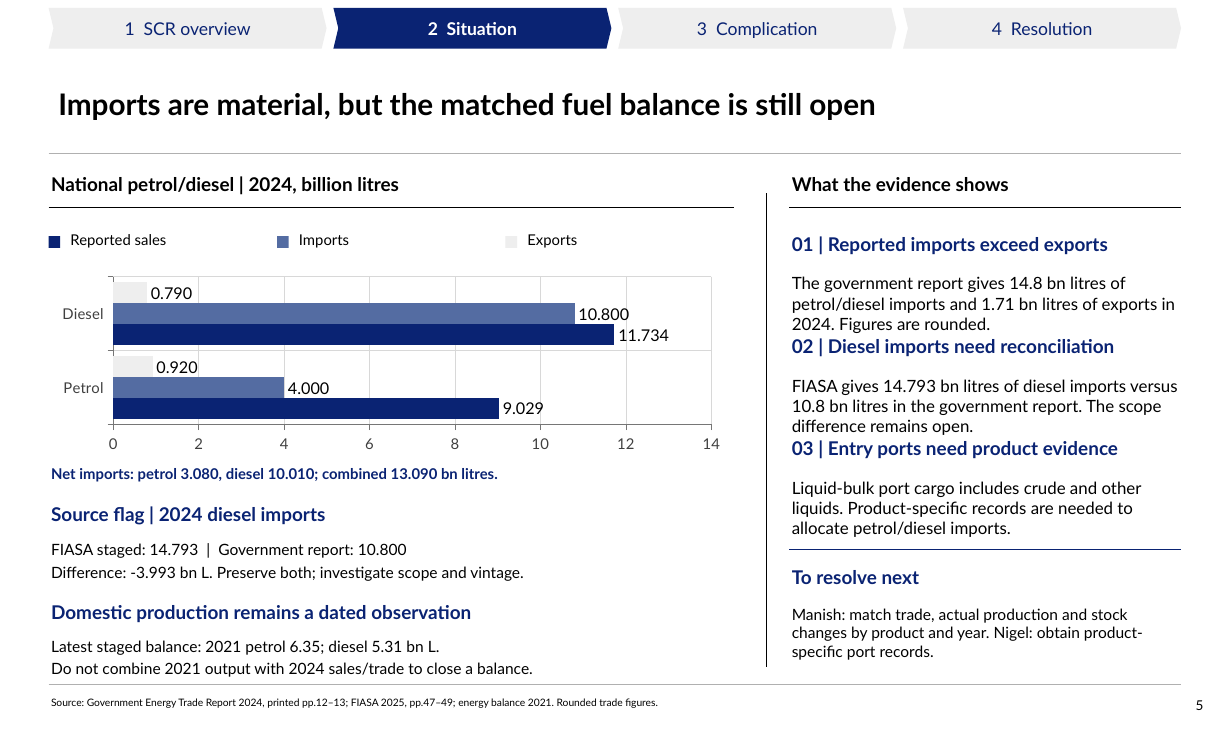
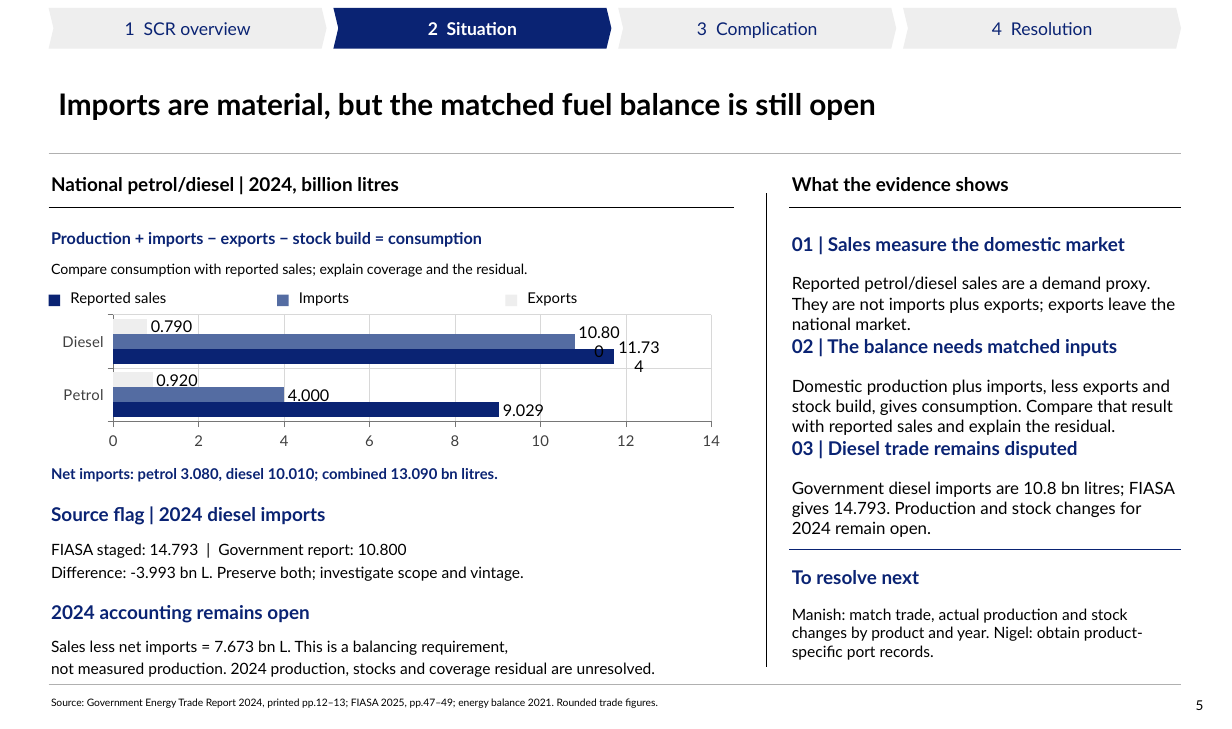
Before and after one commit to Africa-International-Advisors/liquid_fuels_model, a slide deck: slide 5 of pptx/output/delivered/Vopak_Week1_Analytical_Pack_2026_10_06.pptx. Drawn at 1232x729 pixels with LibreOffice and Linux fonts; fonts in the diff are those of the drawing; background and template pictures are left out. Boxes give left, top, right and bottom in pixels: in the first picture for what was removed or moved away, otherwise in the second. Text is boxed around its words. In the diff, an @@ line names an element or a change of style, - is before the commit and + after.

Commit message:
Tighten SA SCR maps, national accounting and opportunity narrative
Apply 6 October presentation feedback: simplify the demand map, balance eight driver panels, add sourced Matola/Walvis storage context, distinguish accessibility from unique deliveries and additional opportunity, and show regional published capacity without treating stock as demand share. Refresh the existing PPT/PDF pair and record feedback closure plus forecasting method task. Model inputs unchanged; draft evidence gaps remain explicit.

```diff
--- a/pptx/output/delivered/Vopak_Week1_Analytical_Pack_2026_10_06.pptx
+++ b/pptx/output/delivered/Vopak_Week1_Analytical_Pack_2026_10_06.pptx
@@ text added at box(51, 232, 482, 247), 12 pt, text #0A2373, bold @@
+Production + imports − exports − stock build = consumption
@@ text at box(792, 237, 1125, 251): text changed @@
-01 | Reported imports exceed exports
+01 | Sales measure the domestic market
@@ text added at box(51, 263, 527, 277), 10.5 pt, text #000000 @@
+Compare consumption with reported sales; explain coverage and the residual.
@@ 3 texts, 3 rectangles: place and size @@
-3 texts, 3 rectangles at box(49, 234, 577, 248)
+3 texts, 3 rectangles at box(49, 292, 577, 306)
@@ text at box(792, 276, 1175, 330): text changed @@
-The government report gives 14.8 bn litres of petrol/diesel imports and 1.71 bn litres of exports in 2024. Figures are rounded.
+Reported petrol/diesel sales are a demand proxy. They are not imports plus exports; exports leave the national market.
@@ bar chart: place and size @@
-bar chart at box(49, 273, 734, 456)
+bar chart at box(49, 312, 734, 452)
@@ text at box(792, 339, 1117, 357): text changed @@
-02 | Diesel imports need reconciliation
+02 | The balance needs matched inputs
@@ text at box(792, 379, 1172, 435): text changed @@
-FIASA gives 14.793 bn litres of diesel imports versus 10.8 bn litres in the government report. The scope difference remains open.
+Domestic production plus imports, less exports and stock build, gives consumption. Compare that result with reported sales and explain the residual.
@@ text at box(792, 441, 1078, 459): text changed @@
-03 | Entry ports need product evidence
+03 | Diesel trade remains disputed
@@ text at box(792, 481, 1175, 537): text changed @@
-Liquid-bulk port cargo includes crude and other liquids. Product-specific records are needed to allocate petrol/diesel imports.
+Government diesel imports are 10.8 bn litres; FIASA gives 14.793. Production and stock changes for 2024 remain open.
@@ text at box(51, 605, 309, 623): text changed @@
-Domestic production remains a dated observation
+2024 accounting remains open
@@ text at box(51, 640, 656, 677): text changed @@
-Latest staged balance: 2021 petrol 6.35; diesel 5.31 bn L.
-Do not combine 2021 output with 2024 sales/trade to close a balance.
+Sales less net imports = 7.673 bn L. This is a balancing requirement,
+not measured production. 2024 production, stocks and coverage residual are unresolved.
```
Also in this commit, not shown: 7 other slides changed, 10 other files.
